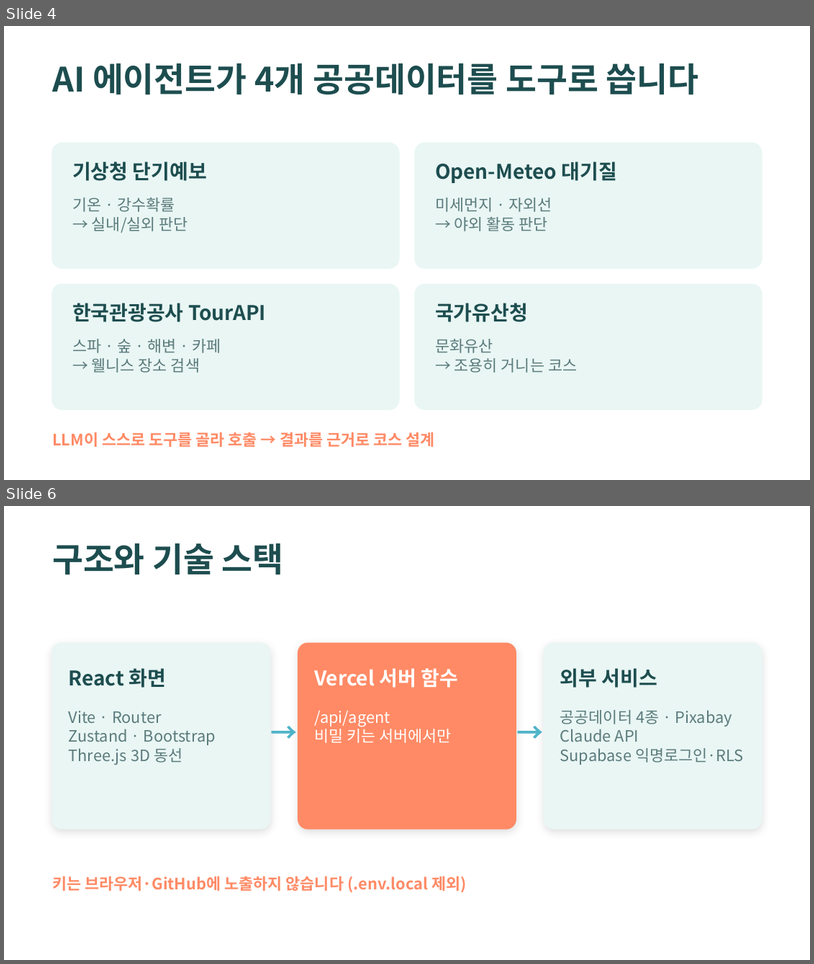
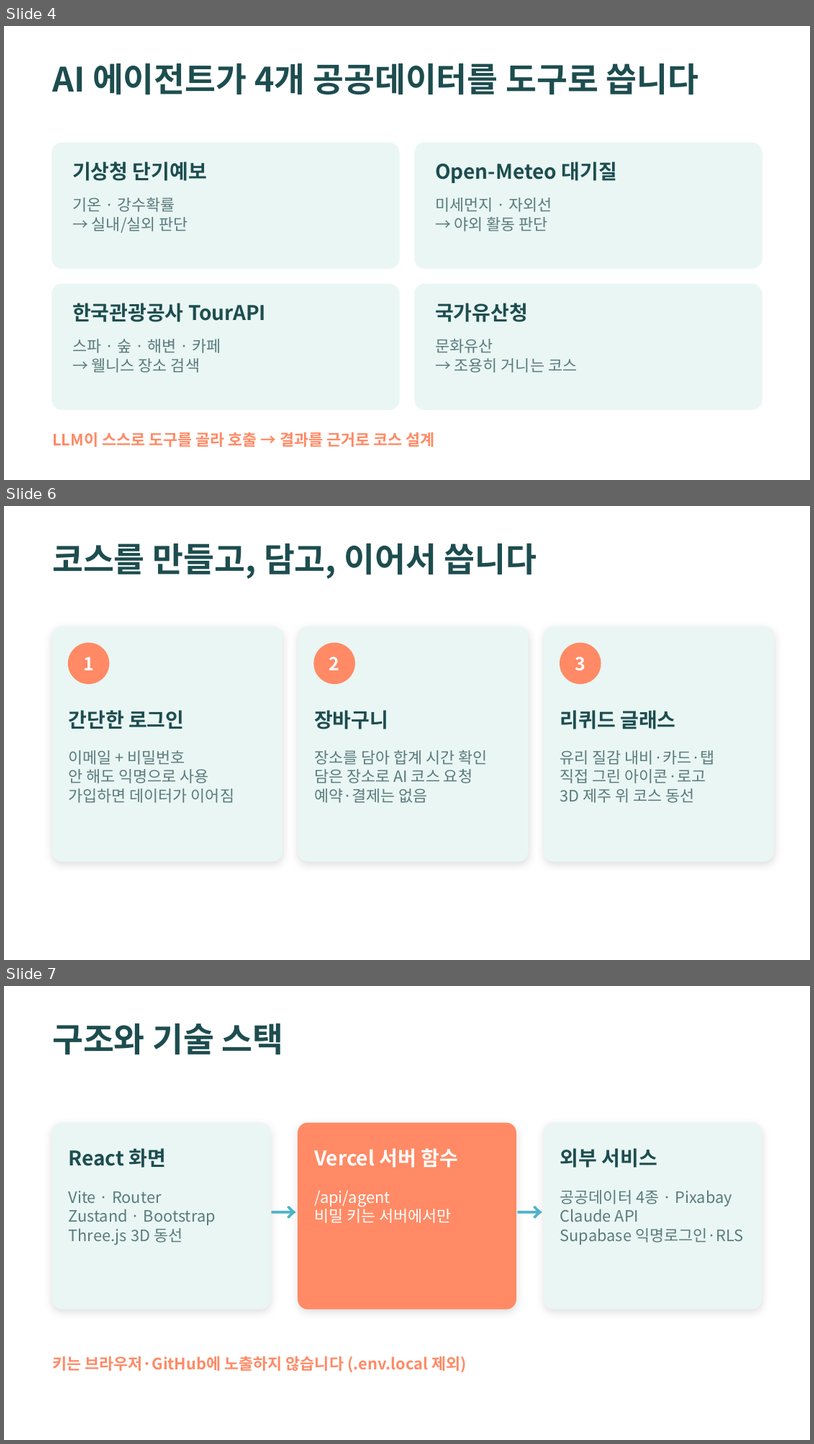
Before and after one commit to jeongeunlee0/jeju-wellness-concierge, a slide deck: docs/JEJU_WELLNESS_CONCIERGE.pptx. Shown one above the other, each under a label of ours: slides 4 and 6 before the commit, slides 4, 6 and 7 after it; the slides between them are not shown. The pictures are 814x964 and 814x1444 pixels, drawn with LibreOffice and Linux fonts; fonts in the diff are those of the drawing. Boxes give left, top, right and bottom in pixels: in the first picture for what was removed or moved away, otherwise in the second. Text is boxed around its words. In the diff, an @@ line names an element or a change of style, - is before the commit and + after.

```diff
--- a/docs/JEJU_WELLNESS_CONCIERGE.pptx
+++ b/docs/JEJU_WELLNESS_CONCIERGE.pptx
@@ slide 6 added at box(4, 506, 810, 960), background #FFFFFF @@
@@ text added at box(52, 543, 538, 579), 30 pt, text #1D4D4F, bold @@
+코스를 만들고, 담고, 이어서 씁니다
@@ rounded rectangle added at box(52, 627, 282, 861), fill #E9F6F4, outline #E9F6F4 1 pt @@
@@ rounded rectangle added at box(298, 627, 528, 861), fill #E9F6F4, outline #E9F6F4 1 pt @@
@@ rounded rectangle added at box(544, 627, 774, 861), fill #E9F6F4, outline #E9F6F4 1 pt @@
@@ ellipse added at box(69, 643, 109, 683), fill #FF8A65, outline #FF8A65 1 pt @@
@@ text added at box(83, 656, 94, 670), 16 pt, text #FFFFFF, bold @@
+1
@@ ellipse added at box(314, 643, 355, 683), fill #FF8A65, outline #FF8A65 1 pt @@
@@ text added at box(329, 656, 340, 670), 16 pt, text #FFFFFF, bold @@
+2
@@ ellipse added at box(561, 643, 601, 683), fill #FF8A65, outline #FF8A65 1 pt @@
@@ text added at box(575, 656, 586, 671), 16 pt, text #FFFFFF, bold @@
+3
@@ text added at box(69, 710, 184, 728), 18 pt, text #1D4D4F, bold @@
+간단한 로그인
@@ text added at box(314, 710, 388, 729), 18 pt, text #1D4D4F, bold @@
+장바구니
@@ text added at box(561, 710, 676, 729), 18 pt, text #1D4D4F, bold @@
+리퀴드 글래스
@@ text added at box(69, 750, 234, 803), 14 pt, text #5B7B7C @@
+이메일 + 비밀번호
+안 해도 익명으로 사용
+가입하면 데이터가 이어짐
@@ text added at box(314, 750, 487, 803), 14 pt, text #5B7B7C @@
+장소를 담아 합계 시간 확인
+담은 장소로 AI 코스 요청
+예약·결제는 없음
@@ text added at box(561, 750, 715, 803), 14 pt, text #5B7B7C @@
+유리 질감 내비·카드·탭
+직접 그린 아이콘·로고
+3D 제주 위 코스 동선
@@ what was slide 6 is now slide 7 @@
```
Also in this commit, not shown: 4 slides changed, 10 other files.
